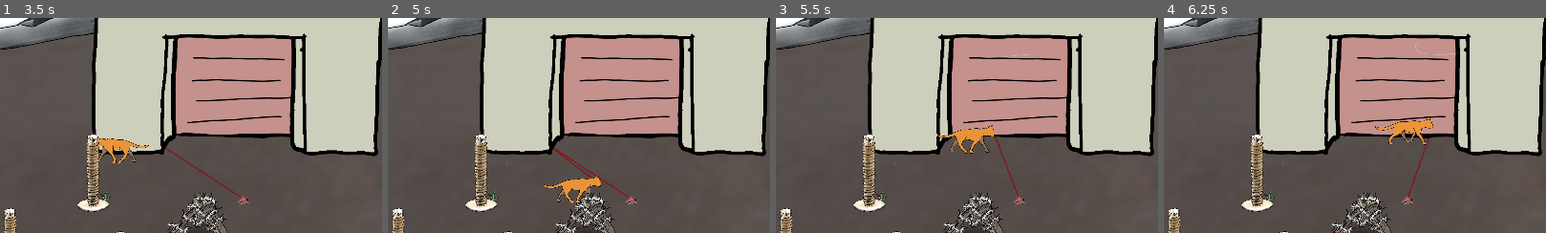
Above: before the commit, frames 1-4 (left to right).
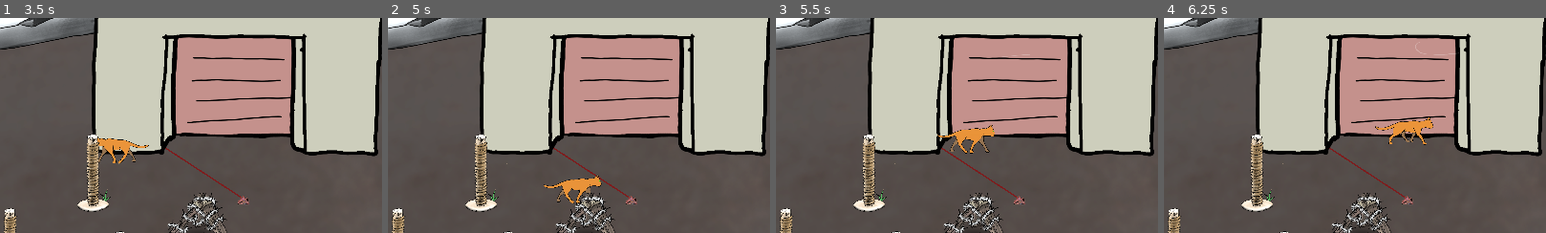
Above: after the commit, the same moments.

Repository: Flodurs/Godotwildjam63
Game: Godot game, scene res://szenen/Levels/level_1.tscn
Two runs of this game, one before a commit and one after it. Both use one fixed random seed, a clock stepped at 60 frames per second and the inputs below.
Inputs:
- Up to frame 1 (3.5 s): tap Enter at 0.5 s; hold W (mUp) 0.53-2.03 s; tap E (Interaktion) every 0.75 s from 0.6 to 2.85 s; hold A (mLeft) from 2.03 s (still down)
- Up to frame 2 (5 s): release A (mLeft) at 3.53 s; hold S (mDown) 3.53-4.28 s; tap E (Interaktion) at 3.6, 4.35 s; hold D (mRight) from 4.28 s (still down)
- Up to frame 3 (5.5 s): release D (mRight) at 5.03 s; hold W (mUp) from 5.03 s (still down); tap E (Interaktion) at 5.1 s
- Up to frame 4 (6.25 s): release W (mUp) at 5.78 s; hold D (mRight) from 5.78 s (still down); tap E (Interaktion) at 5.85 s
The pictures show only the part of the screen within x 35-85%, y 0-50%; the shares and areas given below are measured in that part.

Frame 1 is identical in both runs. In frame 2, less than 0.1% of the frame differs, in the area x 43-54%, y 60-75%; in frame 3, 0.3%, in the area x 43-64%, y 55-84%; in frame 4, 0.3%.

Commit message:
schalter schalten schaltenly

Diff:
--- a/szenen/entitys/katze.gd
+++ b/szenen/entitys/katze.gd
@@ -63,7 +63,8 @@
 			get_tree().get_nodes_in_group("SeilMain")[0].startWolling()
 		else:
 			if !hebeaufWolle():
-				get_tree().get_nodes_in_group("Schalter")[0].schalter_test($maulPosi.global_position)
+				if get_tree().get_nodes_in_group("Schalter").size() > 0:
+					get_tree().get_nodes_in_group("Schalter")[0].schalter_test($maulPosi.global_position)
 
 func dropWolle():
 	var w = get_tree().get_nodes_in_group("Wolle")
--- a/szenen/objekte/colAreaGate.gd
+++ b/szenen/objekte/colAreaGate.gd
@@ -12,9 +12,9 @@
 	return global_position
 
 func _on_area_entered(area):
-	print("hittt")
 	var groups = area.get_groups()
 	for i in groups:
 		if i=="Seil":
 			area.getSeil().inputCollision(self)
 			$"..".canBeOpened = true
+			area.getSeil().endPunkt()
--- a/szenen/objekte/seil.gd
+++ b/szenen/objekte/seil.gd
@@ -172,3 +172,8 @@
 #	if (getYAtX(p.position.x) > p.position.y-p.seil_hoehe)&&(getYAtX(p.position.x) < p.position.y+10)||(getXAtY(p.position.y) > p.position.x+p.linkeKanteX && getXAtY(p.position.y) < p.position.x+p.rechteKanteX) :  #(seil vor pillar)und(seil nicht zu weit unter pillar)
 #			if(p.position.x > min(get_point_position(0).x, get_point_position(1).x) || p.position.x < max(get_point_position(0).x, get_point_position(1).x)):  #und(sei lang genug)
 #				p.verdecken(self)
+
+func endPunkt():
+	ziehtSeil =false
+	$dynLine.remove_point(1)
+	$dynLine.remove_point(0)
